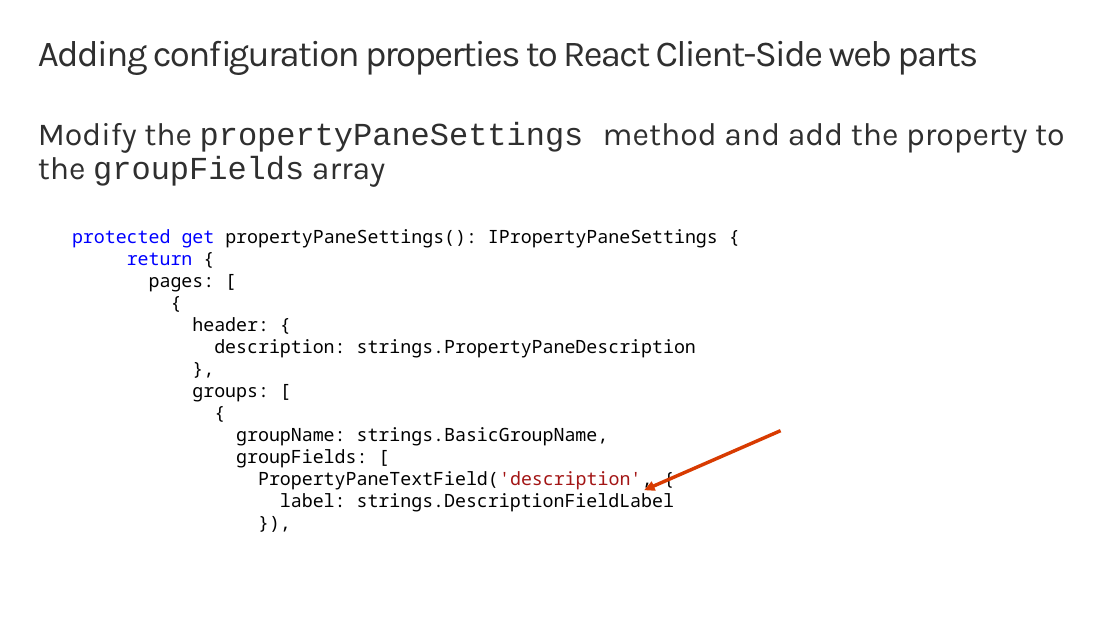
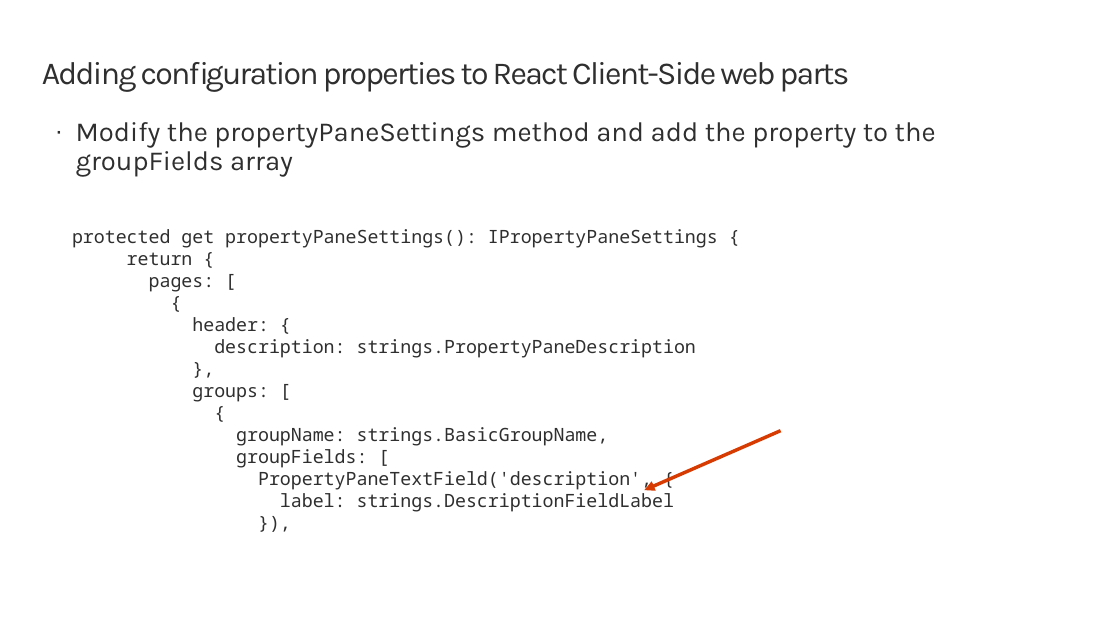
Before and after one commit to SharePoint/sp-dev-training-spfx-webpart-proppane, a slide deck: slide 8 of 01 intro.pptx. Drawn at 1120x630 pixels with LibreOffice and Linux fonts; fonts in the diff are those of the drawing; background and template pictures are left out. Boxes give left, top, right and bottom in pixels: in the first picture for what was removed or moved away, otherwise in the second. Text is boxed around its words. In the diff, an @@ line names an element or a change of style, - is before the commit and + after.

```diff
--- a/01 intro.pptx
+++ b/01 intro.pptx
@@ title "Adding configuration properties to React ..." moved from (x1=38, y1=41, x2=978, y2=75) to (x1=42, y1=62, x2=850, y2=92) @@
@@ title "Adding configuration properties to React ..." at (x1=42, y1=62, x2=850, y2=92): size 32 to 28 pt @@
@@ text "Modify the propertyPaneSettings method and ..." moved from (x1=38, y1=122, x2=1065, y2=187) to (x1=76, y1=122, x2=936, y2=177) @@
@@ text "Modify the propertyPaneSettings method and ..." at (x1=76, y1=122, x2=936, y2=177): size 28 to 24 pt; font Courier New to Karla in "propertyPaneSettings groupFields"; bullet none to · @@
@@ text "protected get propertyPaneSettings(): IPropertyPaneSettings  ..." at (x1=72, y1=229, x2=718, y2=512): text colour #0000FF to #2F2F2F in "protected get", "return"; text colour #000000 to #2F2F2F in "propertyPaneSettings(): IPropertyPaneSettings {", "{", "pages: [", "{" and 10 more places; text colour #A31515 to #2F2F2F in "PropertyPaneTextField('description'," @@
```
Also in this commit, not shown: 7 other slides changed, 2 other files.
